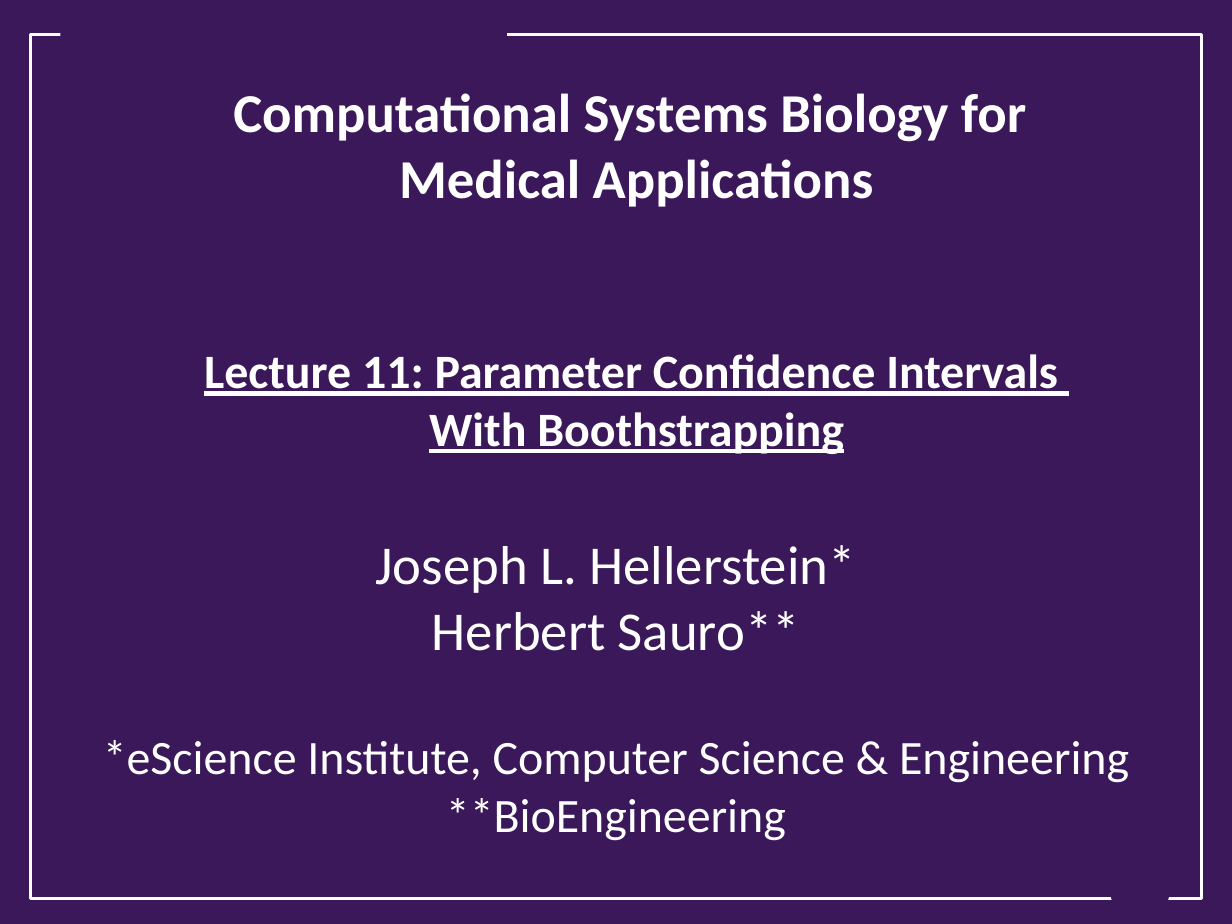
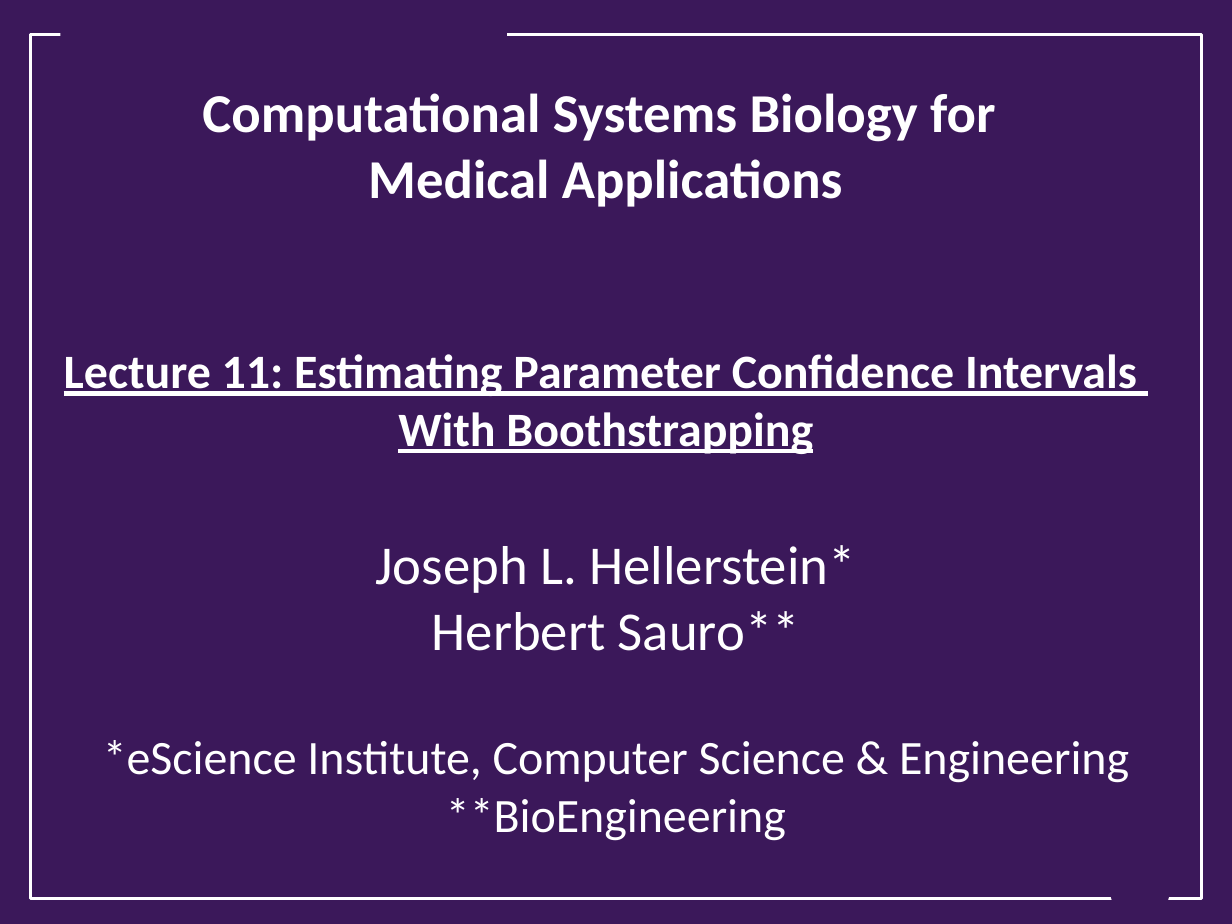
Before and after one commit to ModelEngineering/advancing-biomedical-models, a slide deck: slide 1 of lectures/lecture_11/Lecture_11_Parameter_Confidence_Intervals_With_Bootstrapping.pptx. Drawn at 1232x924 pixels with LibreOffice and Linux fonts; fonts in the diff are those of the drawing; background and template pictures are left out. Boxes give left, top, right and bottom in pixels: in the first picture for what was removed or moved away, otherwise in the second. Text is boxed around its words. In the diff, an @@ line names an element or a change of style, - is before the commit and + after.

Commit message:
Updated slides

```diff
--- a/lectures/lecture_11/Lecture_11_Parameter_Confidence_Intervals_With_Bootstrapping.pptx
+++ b/lectures/lecture_11/Lecture_11_Parameter_Confidence_Intervals_With_Bootstrapping.pptx
@@ title at bbox=[64, 93, 1137, 454]: text changed @@
-Computational Systems Biology for
-Medical Applications
-Lecture 11: Parameter Confidence Intervals
-With Boothstrapping
+Computational Systems Biology for
+Medical Applications
+Lecture 11: Estimating Parameter Confidence Intervals
+With Boothstrapping
```
Also in this commit, not shown: 2 other slides changed, 4 slides added, 2 slides removed.
